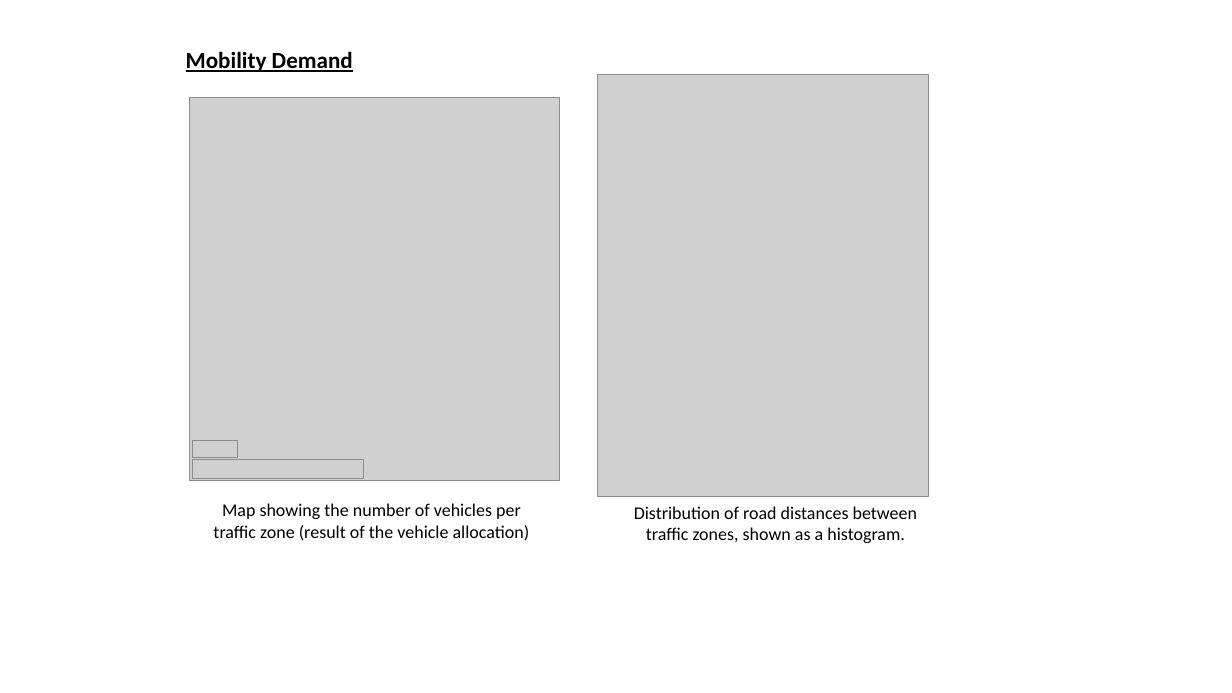
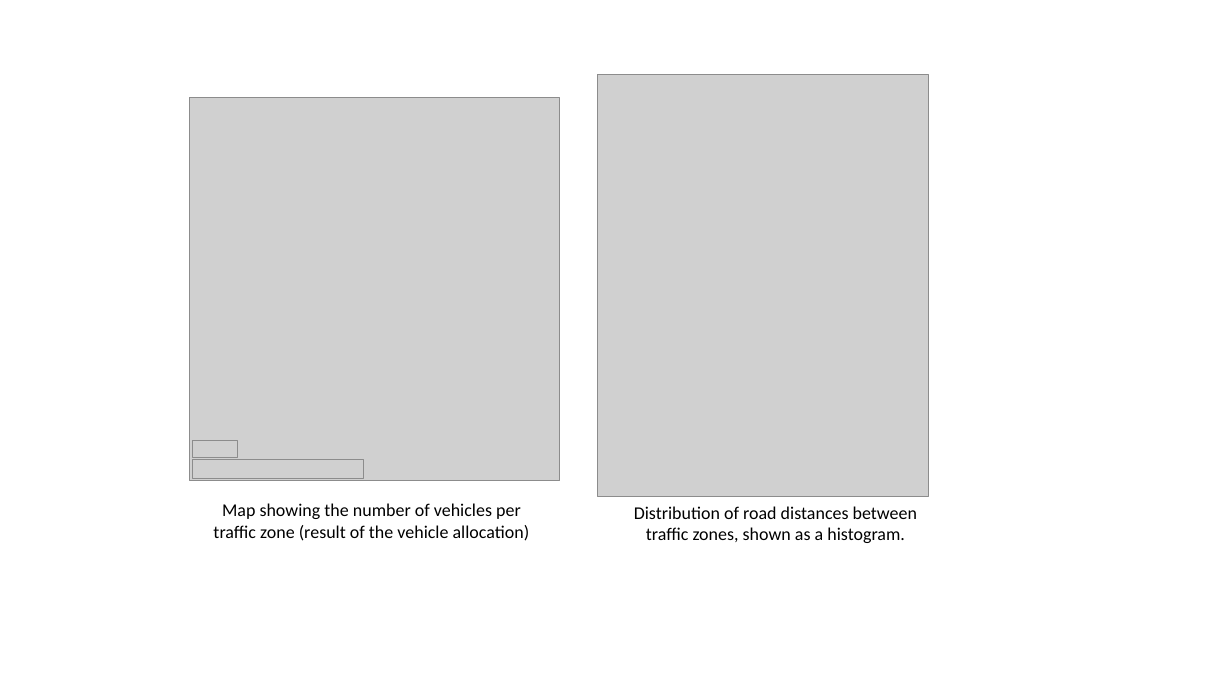
Before and after one commit to evpv-simulator/evpv-readthedocs, a slide deck: slide 1 of img/ex_results_addisAbaba.pptx. Drawn at 1232x693 pixels with LibreOffice and Linux fonts; fonts in the diff are those of the drawing; grey boxes stand for pictures. Boxes give left, top, right and bottom in pixels: in the first picture for what was removed or moved away, otherwise in the second. Text is boxed around its words. In the diff, an @@ line names an element or a change of style, - is before the commit and + after.

```diff
--- a/img/ex_results_addisAbaba.pptx
+++ b/img/ex_results_addisAbaba.pptx
@@ text removed at <box>186,51,353,72</box> @@
-Mobility Demand
```
Also in this commit, not shown: 2 other slides changed, 7 other files.
